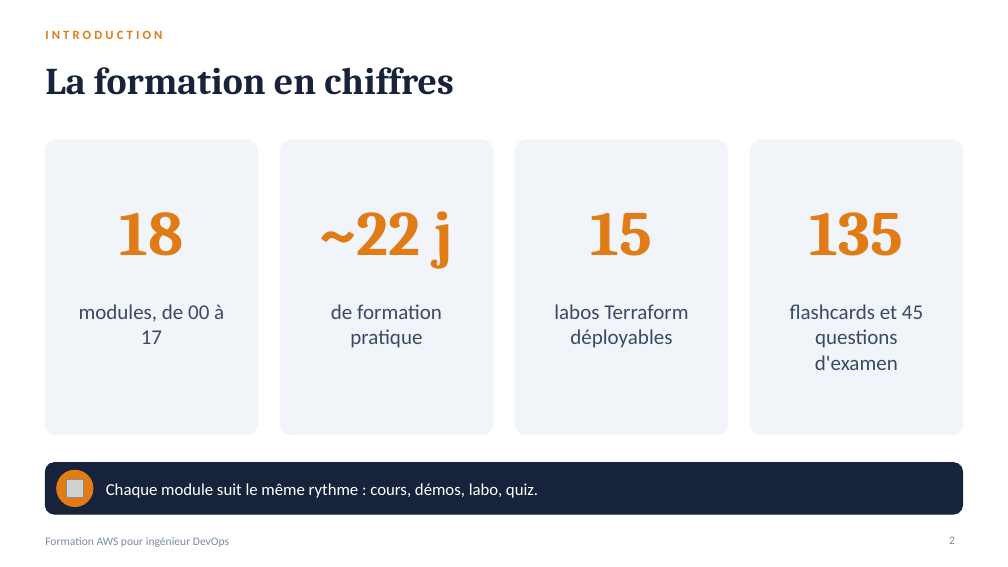
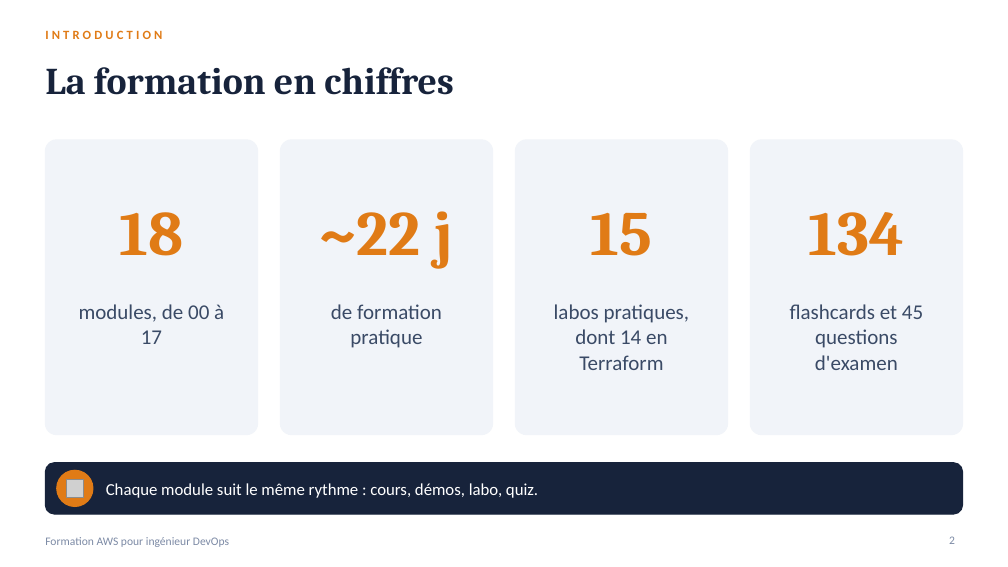
Before and after one commit to nzembouong18/AWS, a slide deck: slide 2 of presentation/formation-aws-devops.pptx. Drawn at 1008x567 pixels with LibreOffice and Linux fonts; fonts in the diff are those of the drawing; grey boxes stand for pictures. Boxes give left, top, right and bottom in pixels: in the first picture for what was removed or moved away, otherwise in the second. Text is boxed around its words. In the diff, an @@ line names an element or a change of style, - is before the commit and + after.

```diff
--- a/presentation/formation-aws-devops.pptx
+++ b/presentation/formation-aws-devops.pptx
@@ text at box(809, 212, 905, 256): text changed @@
-135
+134
@@ text at box(554, 304, 690, 370): text changed @@
-labos Terraform déployables
+labos pratiques, dont 14 en Terraform
```
Also in this commit, not shown: 3 other slides changed, 4 other files.
